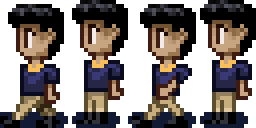
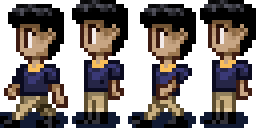
The second 256 × 128 image is a revision of the first. Changes to its layers:
painted on "Layer 4" over [4, 68, 176, 108]
